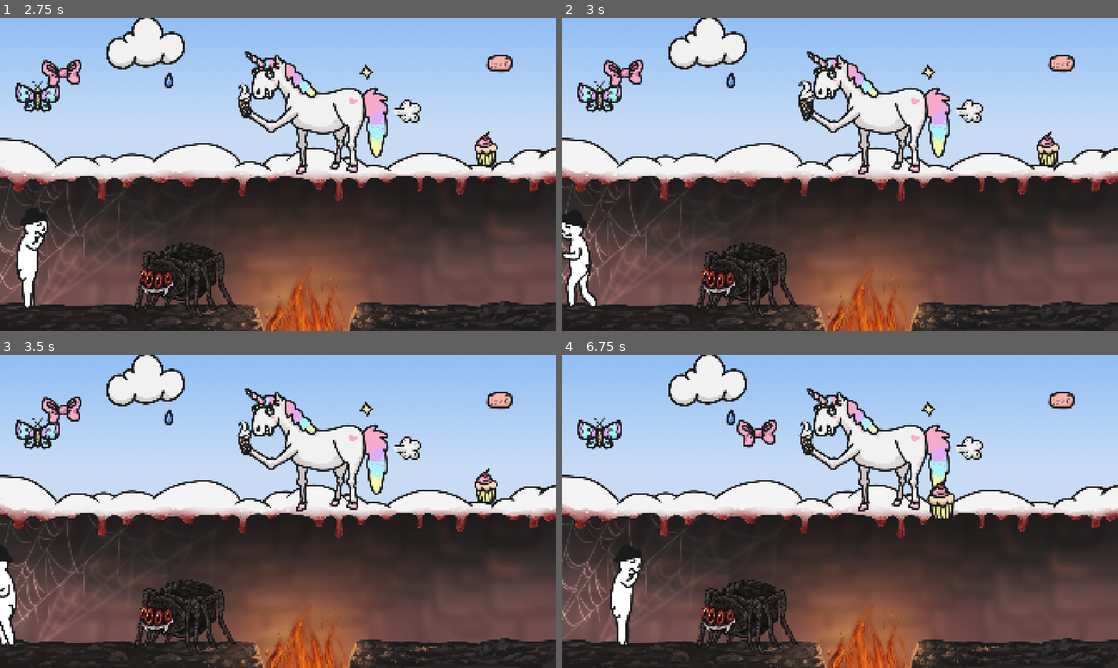
Above: before the commit, frames 1-4 (two rows, left to right).
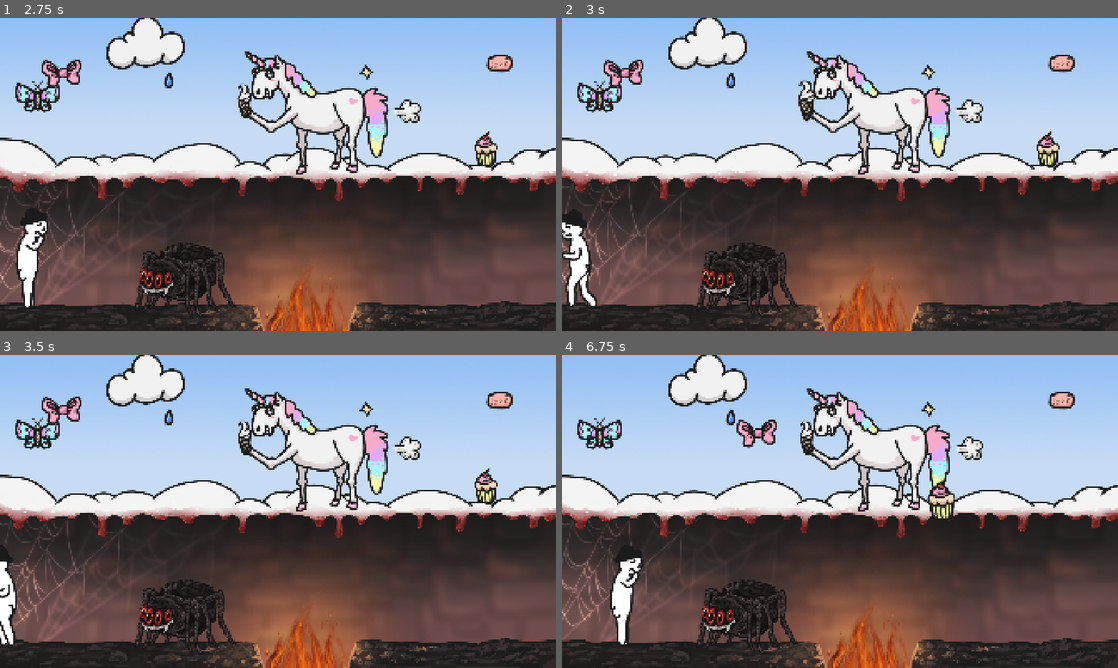
Above: after the commit, the same moments.

Repository: myryk31415/bimm-game-jam
Game: Godot game, scene res://scenes/main_menu.tscn
Two runs of this game, one before a commit and one after it. Both use one fixed random seed, a clock stepped at 60 frames per second and the inputs below. The engine's default icon, where the game draws it, is replaced by a stand-in: a white triangle on a blue panel in a dark square.
Inputs (mouse positions are in pixels of both pictures, inside the frame that each line leads up to):
- Up to frame 1 (2.75 s): click "Start" at 0.5 s; tap Enter (ui_accept) at 1.25, 2 s; drag from (183, 280) to (333, 105) at 1.27 s; drag from (316, 111) to (250, 237) at 2.02 s
- Up to frame 2 (3 s): tap Enter (ui_accept) at 2.75 s; move the mouse to (806, 102) at 2.77 s; hold Left (left) from 2.78 s (still down); tap C (flip) at 2.85 s; click (806, 102) at 2.92 s
- Up to frame 3 (3.5 s): keep holding Left (left)
- Up to frame 4 (6.75 s): release Left (left) at 3.5 s; drag from (867, 655) to (673, 464) at 3.52 s; tap Enter (ui_accept) at 4.25, 5 s; drag from (600, 433) to (867, 511) at 4.27 s; drag from (623, 411) to (756, 433) at 5.02 s; move the mouse to (967, 448) at 5.77 s; hold Right (right) 5.78-6.5 s; tap C (flip) at 5.85 s; click (967, 448) at 5.92 s; drag from (1045, 486) to (728, 527) at 6.52 s

Frame 1 is identical in both runs. In frame 2, less than 0.1% of the frame differs, in the area x 42-46%, y 20-33%; in frame 3, less than 0.1%; in frame 4, 0.3%, in the area x 31-76%, y 20-53%.

Commit message:
fix drag and rotate bugs
Signed-off-by: Paul Adam <adamp@posteo.de>

Diff:
--- a/scripts/drag.gd
+++ b/scripts/drag.gd
@@ -32,8 +32,6 @@
 				collision_polygon.position -= Vector2(bitmap.get_size()/2)
 
 var is_grabbed: bool = false
-var mouse_start_pos
-var item_start_pos
 
 # Called when the node enters the scene tree for the first time.
 func _ready() -> void:
@@ -43,8 +41,7 @@
 # Called every frame. 'delta' is the elapsed time since the previous frame.
 func _process(_delta: float) -> void:
 	if is_grabbed:
-		var mouse_pos = get_global_mouse_position()
-		global_position = mouse_pos - mouse_start_pos + item_start_pos
+		global_position = get_global_mouse_position()
 
 #func _input(event: InputEvent) -> void:
 	#if event is InputEventMouseButton and event.button_index == MOUSE_BUTTON_LEFT:
@@ -58,12 +55,12 @@
 				if event.is_pressed() and draggable:
 					is_grabbed = true
 					scale = Vector2(1.2, 1.2)
-					mouse_start_pos = get_global_mouse_position()
-					item_start_pos = global_position
 				else:
 					is_grabbed = false
 					scale = Vector2(1, 1)
 			MOUSE_BUTTON_WHEEL_UP:
-				rotate(0.1)
+				if is_grabbed:
+					rotate(0.1)
 			MOUSE_BUTTON_WHEEL_DOWN:
-				rotate(-0.1)
+				if is_grabbed:
+					rotate(-0.1)
